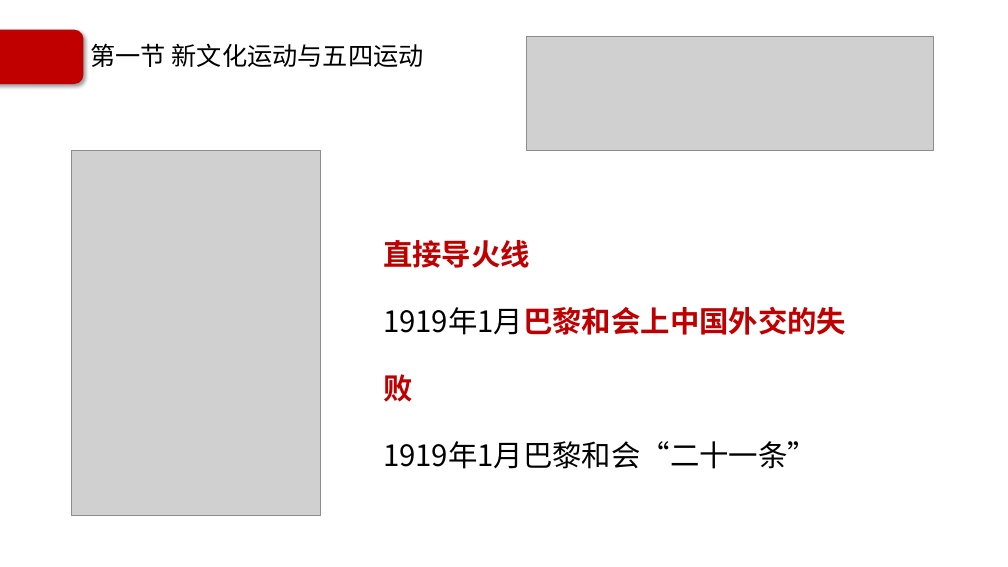
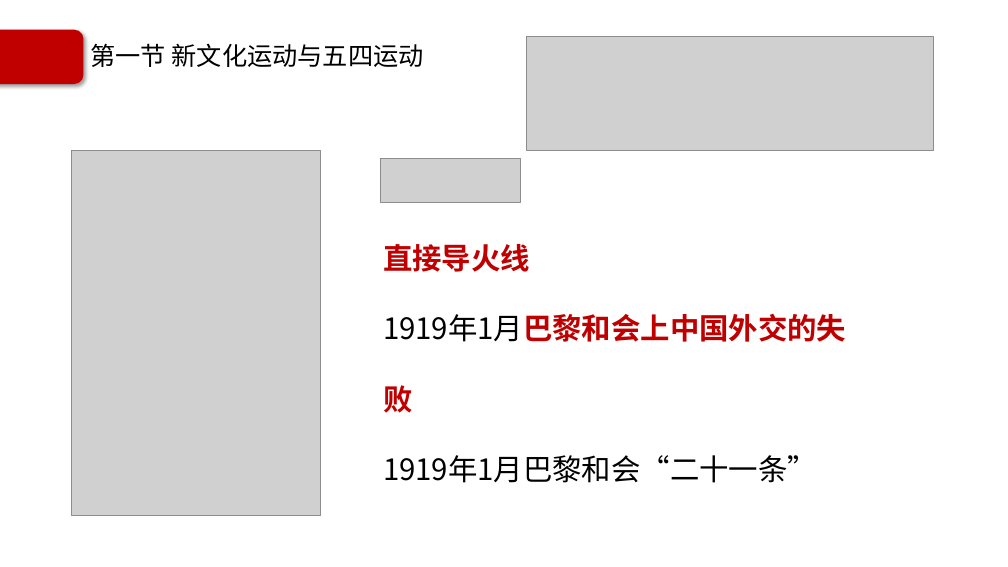
Before and after one commit to Call-me-zhy/tangtang, a slide deck: slide 7 of 5 中国近现代史纲要/课件/中国近现代史纲要精讲4.pptx (slide 6 before the commit). Drawn at 1008x567 pixels with LibreOffice and Linux fonts; fonts in the diff are those of the drawing; grey boxes stand for pictures; background and template pictures are left out. Boxes give left, top, right and bottom in pixels: in the first picture for what was removed or moved away, otherwise in the second. Text is boxed around its words. In the diff, an @@ line names an element or a change of style, - is before the commit and + after.

```diff
--- a/5 中国近现代史纲要/课件/中国近现代史纲要精讲4.pptx
+++ b/5 中国近现代史纲要/课件/中国近现代史纲要精讲4.pptx
@@ picture added at <box>380,158,520,203</box> @@
@@ text "直接导火线" at <box>383,244,817,483</box>: line spacing 1.9 to 2 @@
```
Also in this commit, not shown: 8 other slides changed, 2 slides added, 7 other files.
